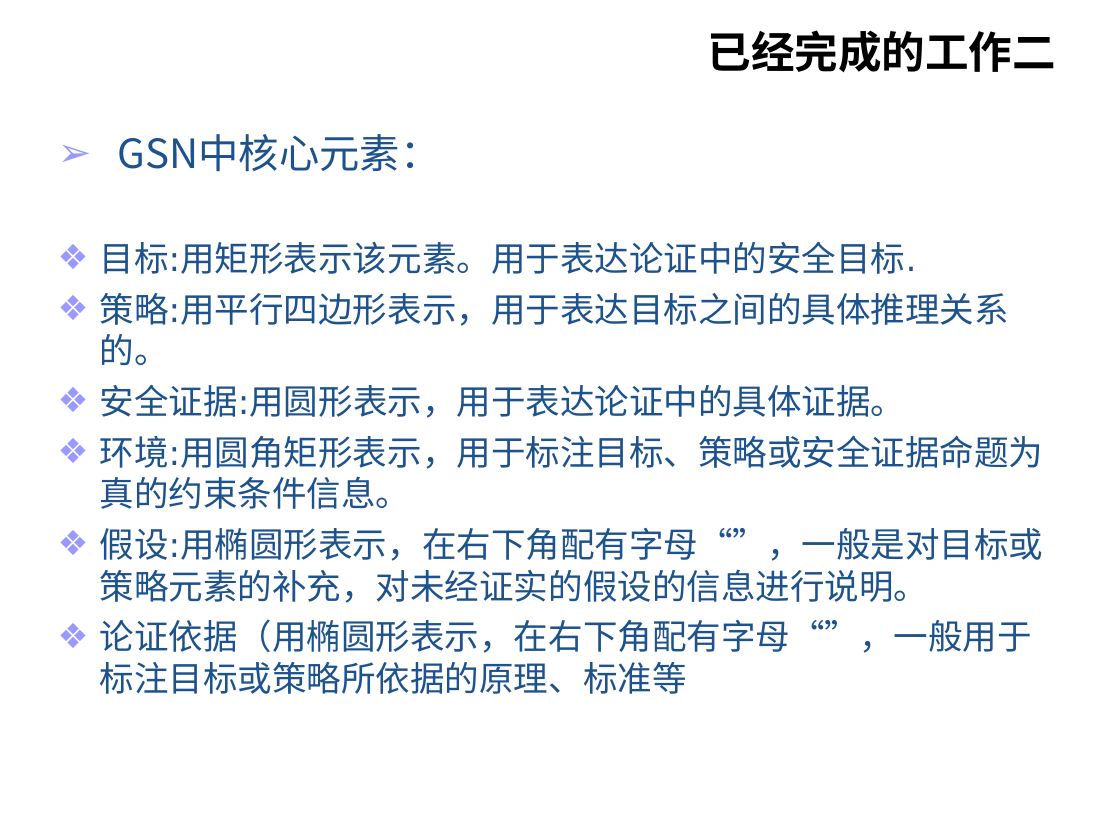
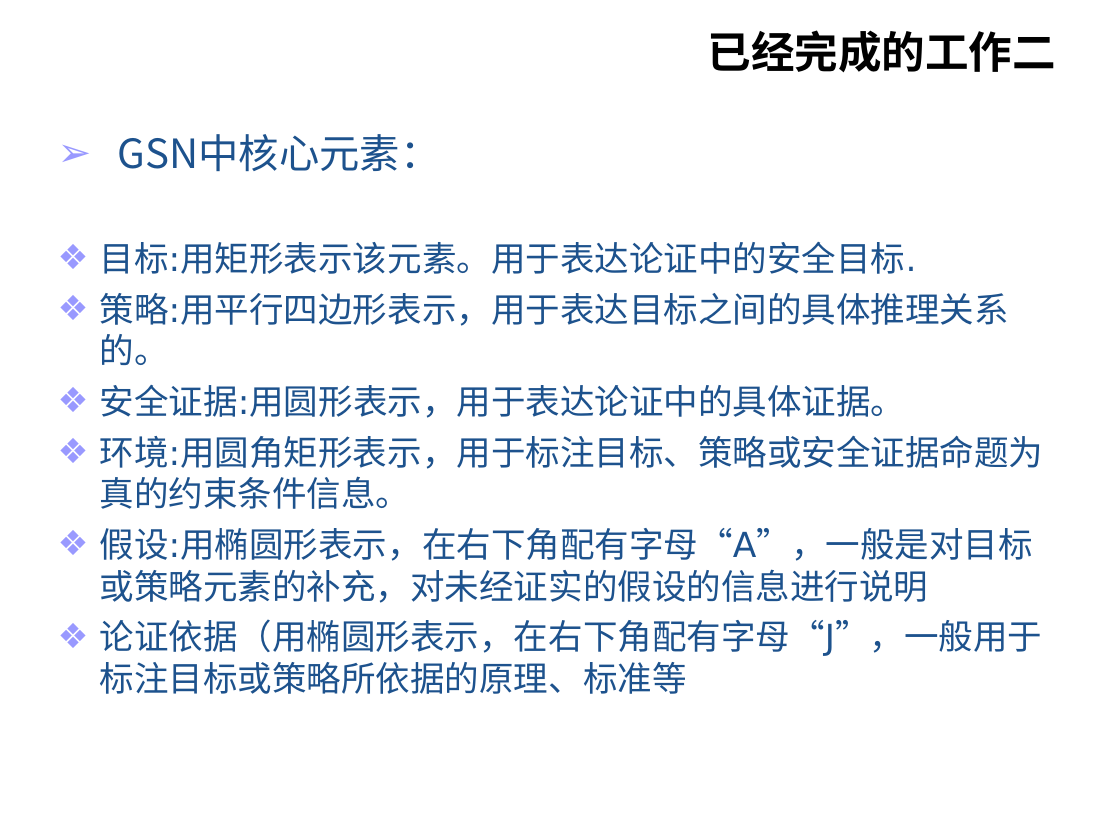
Before and after one commit to wangxydhc/for-graduate, a slide deck: slide 11 of paper/SY1506325_王鑫冶_中期检查报告.ppt. Drawn at 1120x840 pixels with LibreOffice and Linux fonts; fonts in the diff are those of the drawing; background and template pictures are left out. Boxes give left, top, right and bottom in pixels: in the first picture for what was removed or moved away, otherwise in the second. Text is boxed around its words. In the diff, an @@ line names an element or a change of style, - is before the commit and + after.

```diff
--- a/paper/SY1506325_王鑫冶_中期检查报告.ppt
+++ b/paper/SY1506325_王鑫冶_中期检查报告.ppt
@@ text at (x1=100, y1=528, x2=1043, y2=694): text changed @@
-❖ 假设:用椭圆形表示，在右下角配有字母“”，一般是对目标或策略元素的补充，对未经证实的假设的信息进行说明。
-❖ 论证依据（用椭圆形表示，在右下角配有字母“”，一般用于标注目标或策略所依据的原理、标准等
+❖ 假设:用椭圆形表示，在右下角配有字母“A”，一般是对目标或策略元素的补充，对未经证实的假设的信息进行说明
+❖ 论证依据（用椭圆形表示，在右下角配有字母“J”，一般用于标注目标或策略所依据的原理、标准等
```
Also in this commit, not shown: 10 other slides changed, 2 slides added, 1 other file.
